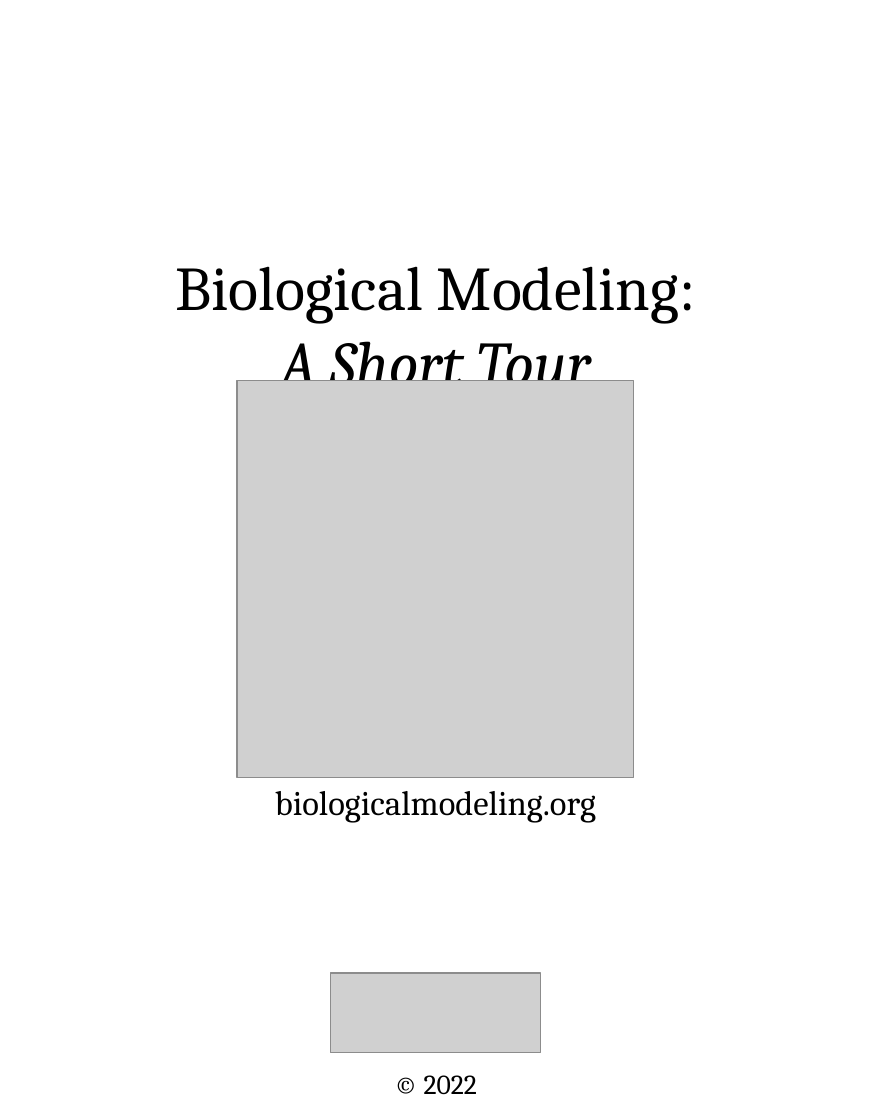
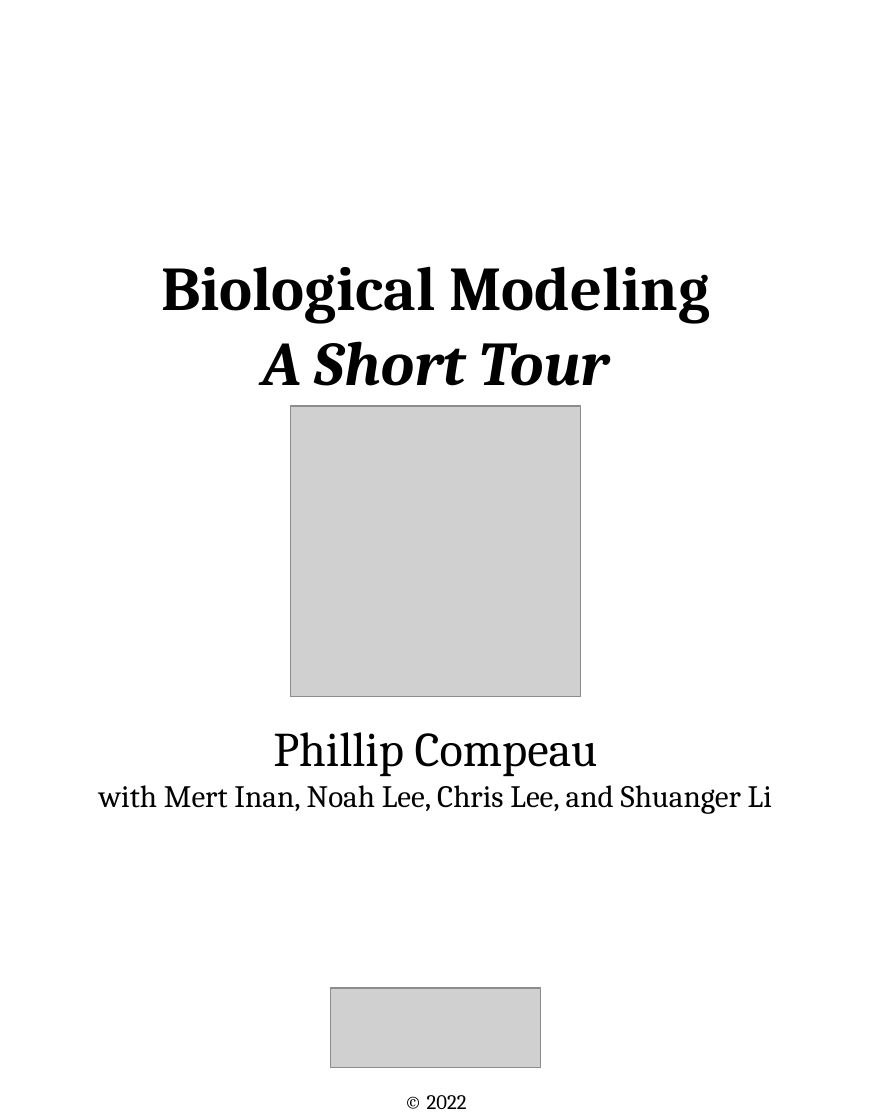
Before and after one commit to Multiscale-Biological-Modeling-Course/Multiscale-Biological-Modeling-Course.github.io, a slide deck: slide 1 of figures/cover_page.pptx. Drawn at 871x1120 pixels with LibreOffice and Linux fonts; fonts in the diff are those of the drawing; grey boxes stand for pictures. Boxes give left, top, right and bottom in pixels: in the first picture for what was removed or moved away, otherwise in the second. Text is boxed around its words. In the diff, an @@ line names an element or a change of style, - is before the commit and + after.

```diff
--- a/figures/cover_page.pptx
+++ b/figures/cover_page.pptx
@@ text at (x1=161, y1=266, x2=710, y2=386): text changed; bold on @@
-Biological Modeling:
-A Short Tour
+Biological Modeling
+A Short Tour
@@ picture resized from (x1=238, y1=381, x2=635, y2=778) to (x1=290, y1=406, x2=580, y2=696) @@
@@ text at (x1=99, y1=732, x2=772, y2=813): text changed; size 20 to 18 pt @@
-biologicalmodeling.org
+Phillip Compeau
+with Mert Inan, Noah Lee, Chris Lee, and Shuanger Li
@@ picture moved from (x1=330, y1=973, x2=540, y2=1053) to (x1=330, y1=988, x2=540, y2=1068) @@
@@ text "© 2022" moved from (x1=424, y1=1075, x2=477, y2=1095) to (x1=427, y1=1095, x2=467, y2=1109) @@
@@ text "© 2022" at (x1=427, y1=1095, x2=467, y2=1109): size 16 to 12 pt @@
```
Also in this commit, not shown: 6 other files.
